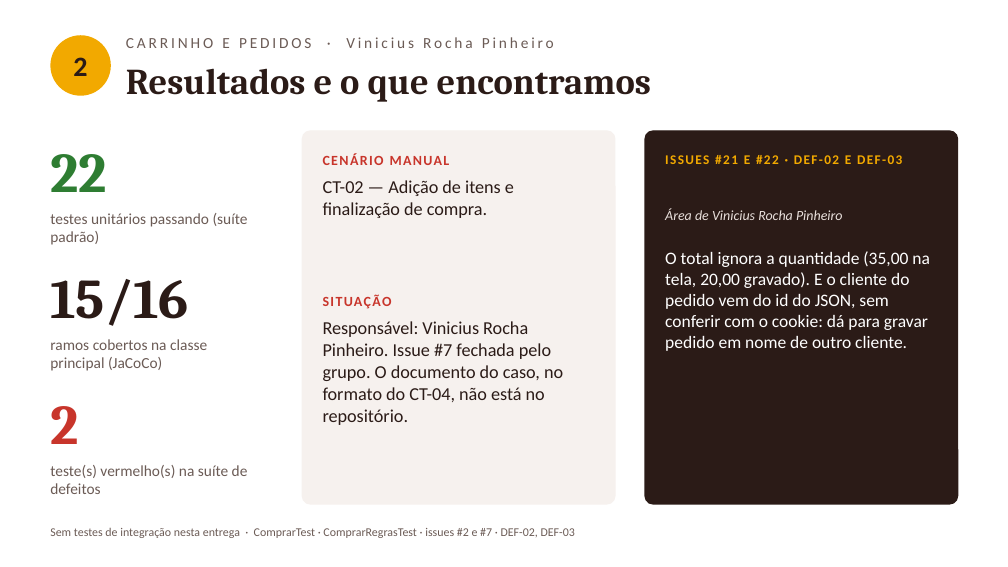
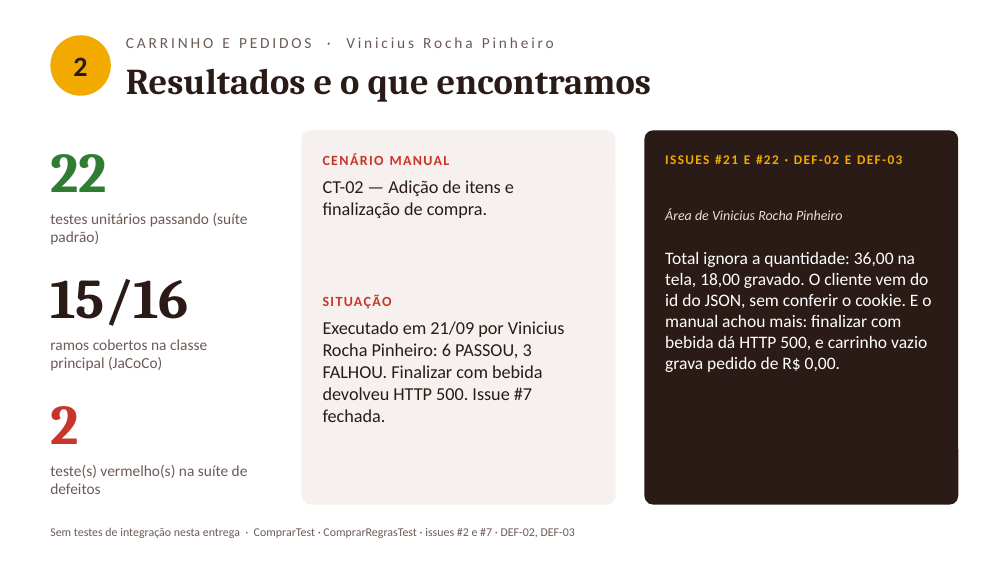
Before and after one commit to vini-pinheiro/trabalho-qualidade-e-teste-de-software, a slide deck: slide 5 of docs/entrega-1/apresentacao/apresentacao-entrega-1.pptx. Drawn at 1008x567 pixels with LibreOffice and Linux fonts; fonts in the diff are those of the drawing. Boxes give left, top, right and bottom in pixels: in the first picture for what was removed or moved away, otherwise in the second. Text is boxed around its words. In the diff, an @@ line names an element or a change of style, - is before the commit and + after.

Commit message:
docs: casos de teste manuais, plano e apresentação projetada no README
- cinco casos manuais executados, um por integrante, com prints
- deck e roteiro atualizados com os resultados reais dos manuais
- cinco defeitos novos encontrados nos manuais, registrados no relatório
- README do repositório mostra a apresentação e o resumo da entrega

```diff
--- a/docs/entrega-1/apresentacao/apresentacao-entrega-1.pptx
+++ b/docs/entrega-1/apresentacao/apresentacao-entrega-1.pptx
@@ text at [665,252,931,372]: text changed @@
-O total ignora a quantidade (35,00 na tela, 20,00 gravado). E o cliente do pedido vem do id do JSON, sem conferir com o cookie: dá para gravar pedido em nome de outro cliente.
+Total ignora a quantidade: 36,00 na tela, 18,00 gravado. O cliente vem do id do JSON, sem conferir o cookie. E o manual achou mais: finalizar com bebida dá HTTP 500, e carrinho vazio grava pedido de R$ 0,00.
@@ text at [323,321,565,422]: text changed @@
-Responsável: Vinicius Rocha Pinheiro. Issue #7 fechada pelo grupo. O documento do caso, no formato do CT-04, não está no repositório.
+Executado em 21/09 por Vinicius Rocha Pinheiro: 6 PASSOU, 3 FALHOU. Finalizar com bebida devolveu HTTP 500. Issue #7 fechada.
```
Also in this commit, not shown: 5 other slides changed, 12 other files.
